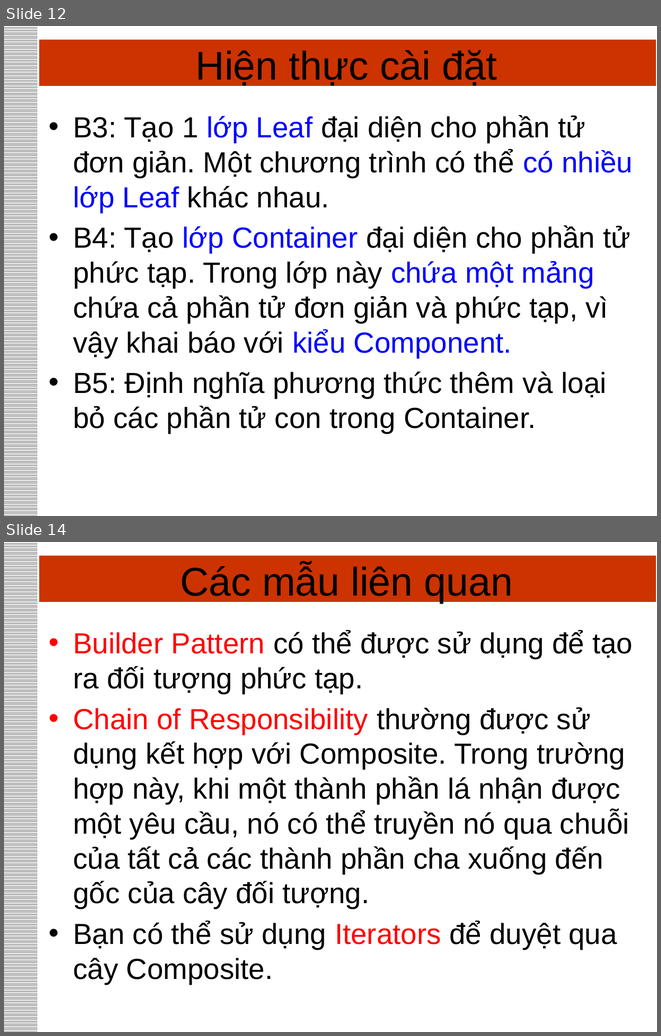
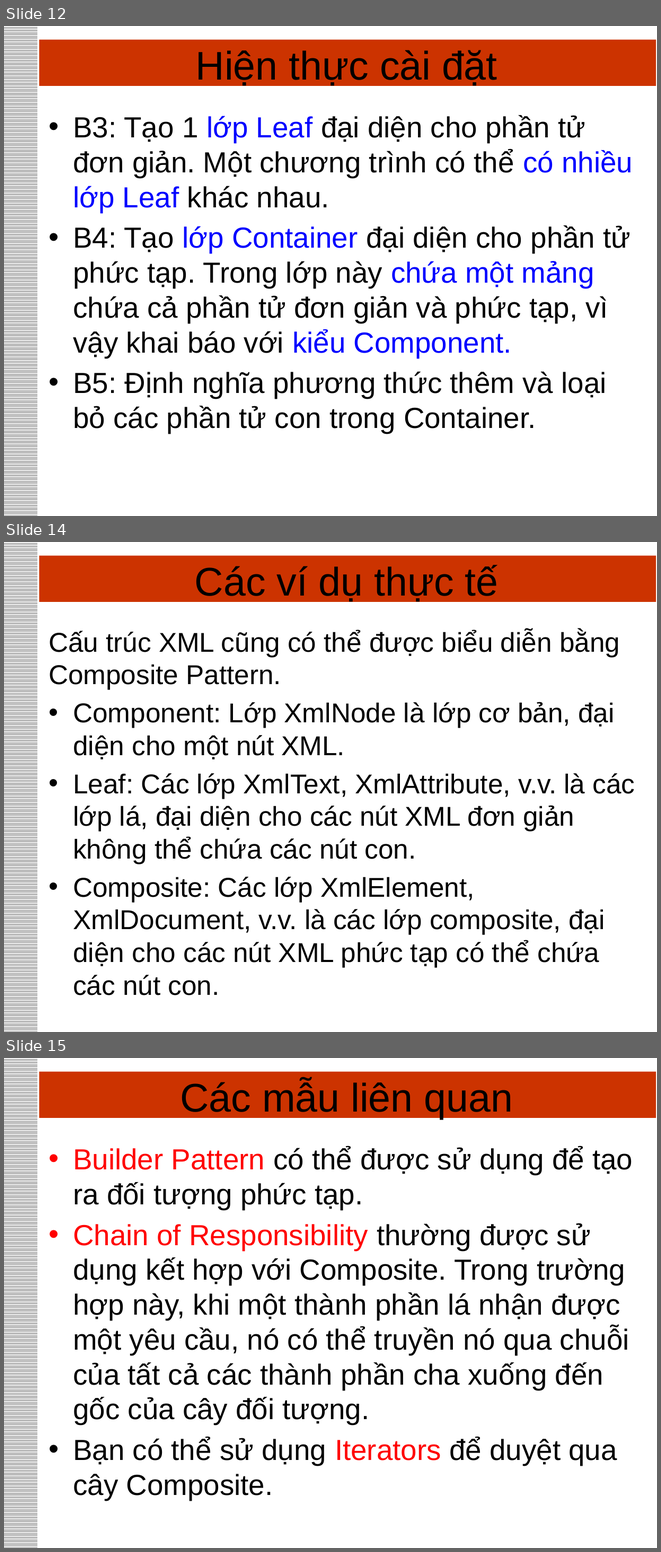
Before and after one commit to ThanhDong00/SE401-DesignPattern, a slide deck: Composite-demo/Mẫu Composite (Nhóm 07).pptx. Shown one above the other, each under a label of ours: slides 12 and 14 before the commit, slides 12, 14 and 15 after it; the slides between them are not shown. The pictures are 661x1036 and 661x1552 pixels, drawn with LibreOffice and Linux fonts; fonts in the diff are those of the drawing. Boxes give left, top, right and bottom in pixels: in the first picture for what was removed or moved away, otherwise in the second. Text is boxed around its words. In the diff, an @@ line names an element or a change of style, - is before the commit and + after.

```diff
--- a/Composite-demo/Mẫu Composite (Nhóm 07).pptx
+++ b/Composite-demo/Mẫu Composite (Nhóm 07).pptx
@@ slide 14 added at (x1=4, y1=542, x2=657, y2=1032), background #FFFFFF; not listed: 2 template elements that a slide beside it also shows @@
@@ title added at (x1=195, y1=565, x2=498, y2=603), 44 pt, text #000000 @@
+Các ví dụ thực tế
@@ text added at (x1=49, y1=630, x2=635, y2=995), 30 pt, text #000000 @@
+Cấu trúc XML cũng có thể được biểu diễn bằng Composite Pattern.
+• Component: Lớp XmlNode là lớp cơ bản, đại diện cho một nút XML.
+• Leaf: Các lớp XmlText, XmlAttribute, v.v. là các lớp lá, đại diện cho các nút XML đơn giản không thể chứa các nút con.
+• Composite: Các lớp XmlElement, XmlDocument, v.v. là các lớp composite, đại diện cho các nút XML phức tạp có thể chứa các nút con.
@@ what was slide 14 is now slide 15 @@
```
Also in this commit, not shown: 1 slide changed, 29 other files.
